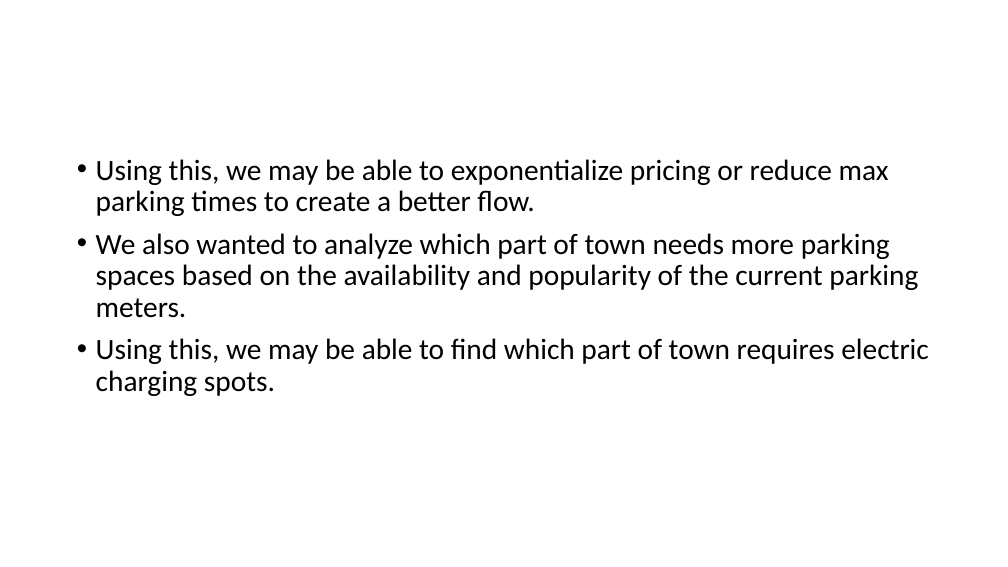
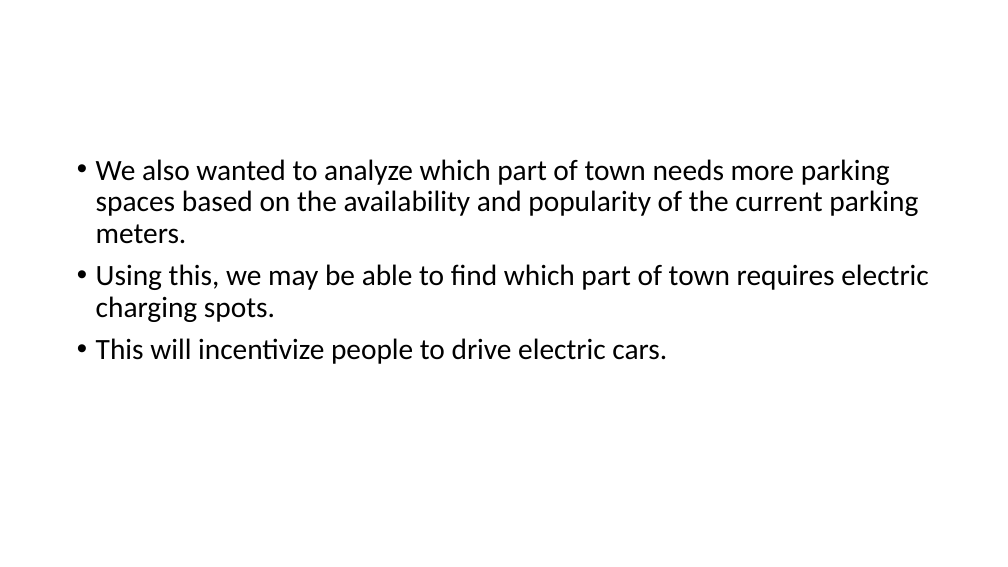
Before and after one commit to BigDataForSanDiego/2019-Team-101, a slide deck: slide 13 of Team World Wide.pptx (slide 9 before the commit). Drawn at 1008x567 pixels with LibreOffice and Linux fonts; fonts in the diff are those of the drawing. Boxes give left, top, right and bottom in pixels: in the first picture for what was removed or moved away, otherwise in the second. Text is boxed around its words. In the diff, an @@ line names an element or a change of style, - is before the commit and + after.

```diff
--- a/Team World Wide.pptx
+++ b/Team World Wide.pptx
@@ text at bbox=[96, 159, 889, 216]: paragraph removed @@
-• Using this, we may be able to exponentialize pricing or reduce max parking times to create a better flow.
@@ text at bbox=[96, 338, 667, 364]: paragraph added @@
+• This will incentivize people to drive electric cars.
```
Also in this commit, not shown: 3 other slides changed, 4 slides added.
